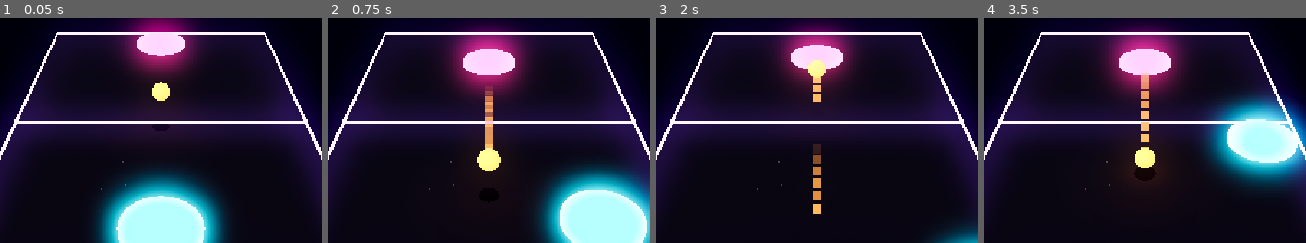
Above: before the commit, frames 1-4 (left to right).
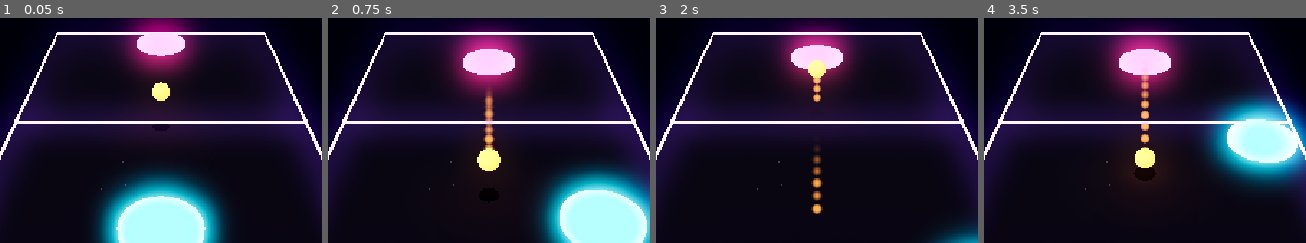
Above: after the commit, the same moments.

Repository: konserva93/galaxy-pong-2
Game: Godot game, scene res://scenes/Main.tscn
Same seed, same stepped clock (60 frames per second), same inputs: the game is played once before the commit and once after it. Sound files missing from this copy of the repository are replaced by a short silence.
Inputs (mouse positions are % of the whole screen's width and height, from its top left):
- Up to frame 1 (0.05 s): no input
- Up to frame 2 (0.75 s): move the mouse to (71, 45) at 0.52 s; hold D (move_right) from 0.53 s (still down); click (71, 45) at 0.67 s
- Up to frame 3 (2 s): tap Enter at 1.25 s; move the mouse to (19, 55) at 1.27 s; release D (move_right) at 1.28 s; hold S (move_back) from 1.28 s (still down)
- Up to frame 4 (3.5 s): move the mouse to (56, 28) at 2.02 s; release S (move_back) at 2.03 s; hold D (move_right) 2.03-2.78 s; move the mouse to (37, 70) at 2.77 s; hold W (move_forward) from 2.78 s (still down); click (37, 70) at 2.92 s
The pictures show only the part of the screen within x 19-69%, y 27-77%; the shares and areas given below are measured in that part.

Frame 1 is identical in both runs. In frame 2, 0.6% of the frame differs, in the area x 48-52%, y 30-59%; in frame 3, 0.6%, in the area x 48-52%, y 25-88%; in frame 4, 0.4%.

Commit message:
fix: smooth radial trail particles instead of hard-edged squares
The trail's QuadMesh particles had no texture, so they rendered as
flat squares rather than a soft glowing trail. A radial
GradientTexture2D on the material's albedo_texture gives each
particle a round alpha falloff instead; bumped particle count
slightly (40->64) for a denser, smoother-looking streak.

Diff:
--- a/scenes/Ball.tscn
+++ b/scenes/Ball.tscn
@@ -27,9 +27,19 @@
 bottom_radius = 0.35
 height = 0.02
 
+[sub_resource type="Gradient" id="Gradient_trail_shape"]
+colors = PackedColorArray(1, 1, 1, 1, 1, 1, 1, 0)
+
+[sub_resource type="GradientTexture2D" id="GradientTexture2D_trail_shape"]
+gradient = SubResource("Gradient_trail_shape")
+fill = 1
+fill_from = Vector2(0.5, 0.5)
+fill_to = Vector2(1, 0.5)
+
 [sub_resource type="StandardMaterial3D" id="StandardMaterial3D_trail"]
 shading_mode = 0
 albedo_color = Color(1, 0.6, 0.25, 1)
+albedo_texture = SubResource("GradientTexture2D_trail_shape")
 vertex_color_use_as_albedo = true
 transparency = 1
 emission_enabled = true
@@ -39,7 +49,7 @@
 
 [sub_resource type="QuadMesh" id="QuadMesh_trail"]
 material = SubResource("StandardMaterial3D_trail")
-size = Vector2(0.25, 0.25)
+size = Vector2(0.3, 0.3)
 
 [sub_resource type="Gradient" id="Gradient_trail"]
 colors = PackedColorArray(1, 1, 1, 1, 1, 1, 1, 0)
@@ -76,7 +86,7 @@
 omni_range = 3.0
 
 [node name="Trail" type="GPUParticles3D" parent="."]
-amount = 40
+amount = 64
 lifetime = 0.35
 local_coords = false
 draw_pass_1 = SubResource("QuadMesh_trail")
--- a/tests/ball_glow_test.gd
+++ b/tests/ball_glow_test.gd
@@ -62,6 +62,17 @@
 	_ok = _ok and trail.local_coords == false
 	_ok = _ok and trail.process_material != null
 
+	# Регрессия: изначально частицы были голыми квадратами QuadMesh без текстуры
+	# -- визуально читалось как "квадратики" вместо плавного следа (замечено
+	# пользователем при живом просмотре). Радиальный градиент на albedo_texture
+	# даёт мягкий круглый спад альфы вместо жёсткого края квадрата.
+	var trail_mat: StandardMaterial3D = trail.draw_pass_1.material
+	print("trail_mat.albedo_texture=%s" % trail_mat.albedo_texture if trail_mat else null)
+	_ok = _ok and trail_mat != null
+	_ok = _ok and trail_mat != null and trail_mat.albedo_texture is GradientTexture2D
+	if trail_mat != null and trail_mat.albedo_texture is GradientTexture2D:
+		_ok = _ok and trail_mat.albedo_texture.fill == GradientTexture2D.FILL_RADIAL
+
 
 func _check_intensity_scales_with_speed(ball: Area3D) -> void:
 	print("--- light energy and trail amount_ratio grow with ball speed, not constant ---")
Not shown: 1 places in scenes/Ball.tscn that only renumber resources
Not shown, changed: docs/DevelopmentPlan.md
